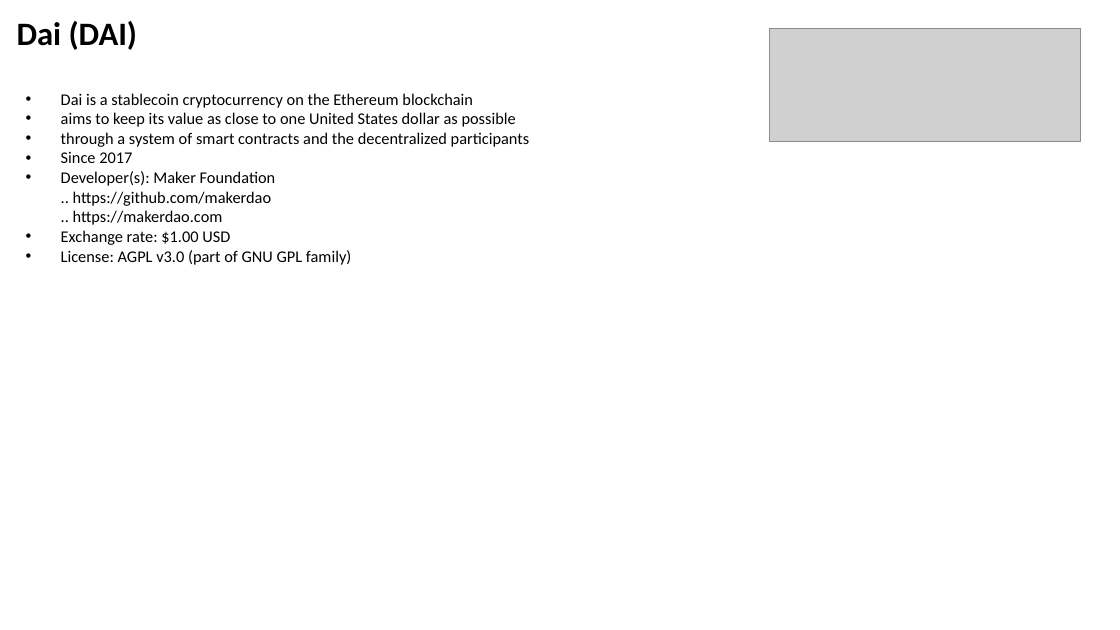
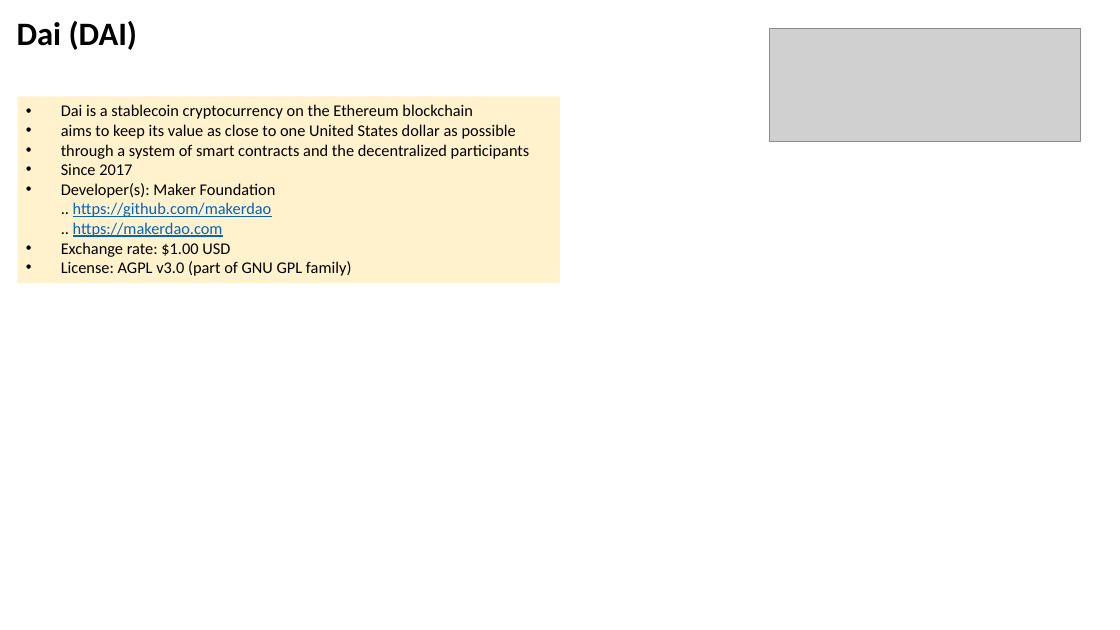
Before and after one commit to lselector/crypto, a slide deck: slide 9 of crypto_04_stable_coins.pptx (slide 7 before the commit). Drawn at 1120x630 pixels with LibreOffice and Linux fonts; fonts in the diff are those of the drawing; grey boxes stand for pictures. Boxes give left, top, right and bottom in pixels: in the first picture for what was removed or moved away, otherwise in the second. Text is boxed around its words. In the diff, an @@ line names an element or a change of style, - is before the commit and + after.

```diff
--- a/crypto_04_stable_coins.pptx
+++ b/crypto_04_stable_coins.pptx
@@ rectangle "Dai is a stablecoin cryptocurrency ...": place and size @@
-rectangle "Dai is a stablecoin cryptocurrency ..." at <box>61,93,530,265</box>
+rectangle "Dai is a stablecoin cryptocurrency ..." at <box>18,97,560,283</box>
@@ rectangle "Dai is a stablecoin cryptocurrency ..." at <box>18,97,560,283</box>: fill none to #FFF2CC @@
@@ text in rectangle at <box>61,183,276,237</box>: text colour #000000 to #0563C1, underline on in "https://github.com/makerdao https://makerdao.com" @@
```
Also in this commit, not shown: 3 other slides changed, 2 slides added, 2 other files.
